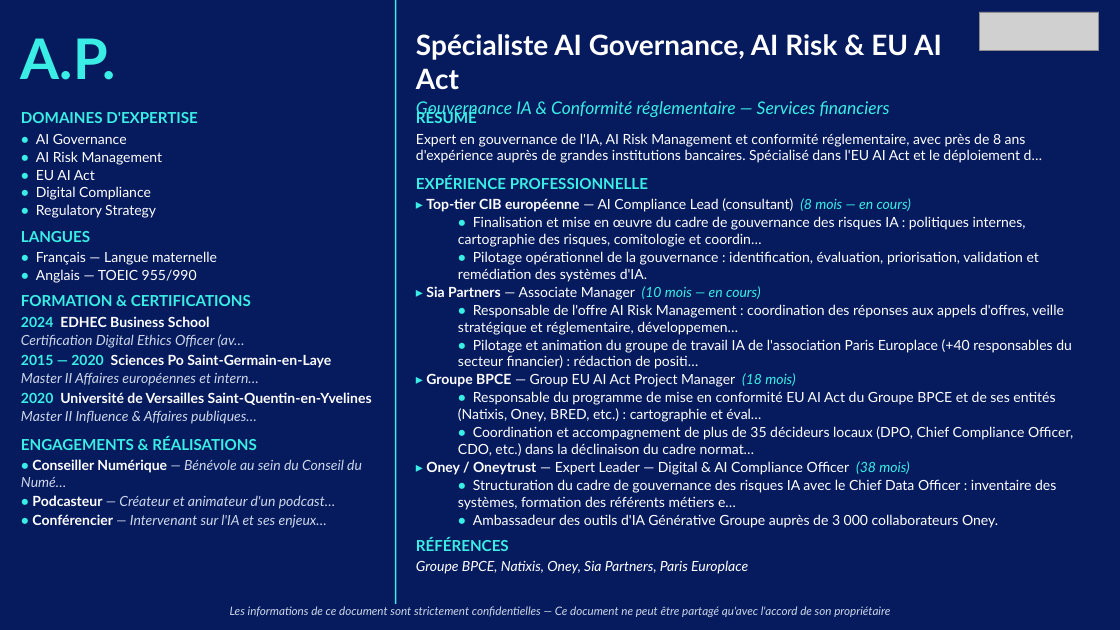
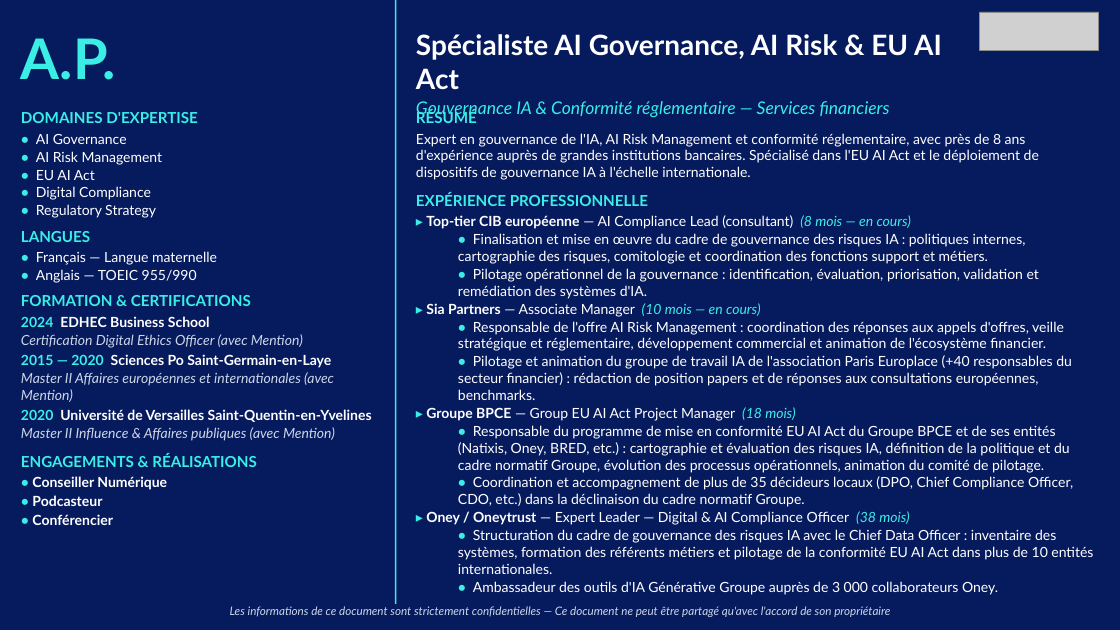
Before and after one commit to insidebankingfrance-rgb/G-n-rateur-de-CV, a slide deck: slide 1 of outputs/A.P._ai_governance.pptx. Drawn at 1120x630 pixels with LibreOffice and Linux fonts; fonts in the diff are those of the drawing; grey boxes stand for pictures. Boxes give left, top, right and bottom in pixels: in the first picture for what was removed or moved away, otherwise in the second. Text is boxed around its words. In the diff, an @@ line names an element or a change of style, - is before the commit and + after.

```diff
--- a/outputs/A.P._ai_governance.pptx
+++ b/outputs/A.P._ai_governance.pptx
@@ text at box(416, 133, 1039, 180): text changed @@
-Expert en gouvernance de l'IA, AI Risk Management et conformité réglementaire, avec près de 8 ans d'expérience auprès de grandes institutions bancaires. Spécialisé dans l'EU AI Act et le déploiement d…
+Expert en gouvernance de l'IA, AI Risk Management et conformité réglementaire, avec près de 8 ans d'expérience auprès de grandes institutions bancaires. Spécialisé dans l'EU AI Act et le déploiement de dispositifs de gouvernance IA à l'échelle internationale.
@@ text at box(458, 233, 1026, 264): text changed @@
-  • Finalisation et mise en œuvre du cadre de gouvernance des risques IA : politiques internes, cartographie des risques, comitologie et coordin…
+  • Finalisation et mise en œuvre du cadre de gouvernance des risques IA : politiques internes, cartographie des risques, comitologie et coordination des fonctions support et métiers.
@@ text at box(458, 321, 1072, 400): text changed @@
-  • Responsable de l'offre AI Risk Management : coordination des réponses aux appels d'offres, veille stratégique et réglementaire, développemen…
-  • Pilotage et animation du groupe de travail IA de l'association Paris Europlace (+40 responsables du secteur financier) : rédaction de positi…
+  • Responsable de l'offre AI Risk Management : coordination des réponses aux appels d'offres, veille stratégique et réglementaire, développement commercial et animation de l'écosystème financier.
+  • Pilotage et animation du groupe de travail IA de l'association Paris Europlace (+40 responsables du secteur financier) : rédaction de position papers et de réponses aux consultations européennes, benchmarks.
@@ text at box(21, 334, 303, 348): text changed @@
-Certification Digital Ethics Officer (av…
+Certification Digital Ethics Officer (avec Mention)
@@ text at box(21, 372, 334, 402): text changed @@
-Master II Affaires européennes et intern…
+Master II Affaires européennes et internationales (avec Mention)
@@ text at box(21, 427, 335, 441): text changed @@
-Master II Influence & Affaires publiques…
+Master II Influence & Affaires publiques (avec Mention)
@@ text at box(458, 425, 1073, 507): text changed @@
-  • Responsable du programme de mise en conformité EU AI Act du Groupe BPCE et de ses entités (Natixis, Oney, BRED, etc.) : cartographie et éval…
-  • Coordination et accompagnement de plus de 35 décideurs locaux (DPO, Chief Compliance Officer, CDO, etc.) dans la déclinaison du cadre normat…
+  • Responsable du programme de mise en conformité EU AI Act du Groupe BPCE et de ses entités (Natixis, Oney, BRED, etc.) : cartographie et évaluation des risques IA, définition de la politique et du cadre normatif Groupe, évolution des processus opérationnels, animation du comité de pilotage.
+  • Coordination et accompagnement de plus de 35 décideurs locaux (DPO, Chief Compliance Officer, CDO, etc.) dans la déclinaison du cadre normatif Groupe.
@@ text at box(32, 476, 167, 525): text changed; text colour #CCD6E8 to #FFFFFF; bold on; italic off @@
-• Conseiller Numérique — Bénévole au sein du Conseil du Numé…
-• Podcasteur — Créateur et animateur d'un podcast…
-• Conférencier — Intervenant sur l'IA et ses enjeux…
+• Conseiller Numérique
+• Podcasteur
+• Conférencier
@@ text at box(416, 537, 748, 574): paragraphs removed @@
-RÉFÉRENCES
-Groupe BPCE, Natixis, Oney, Sia Partners, Paris Europlace
@@ text at box(458, 529, 1093, 574): text changed @@
-  • Structuration du cadre de gouvernance des risques IA avec le Chief Data Officer : inventaire des systèmes, formation des référents métiers e…
+  • Structuration du cadre de gouvernance des risques IA avec le Chief Data Officer : inventaire des systèmes, formation des référents métiers et pilotage de la conformité EU AI Act dans plus de 10 entités internationales.
```
Also in this commit, not shown: 1 other slide changed, 16 other files.
